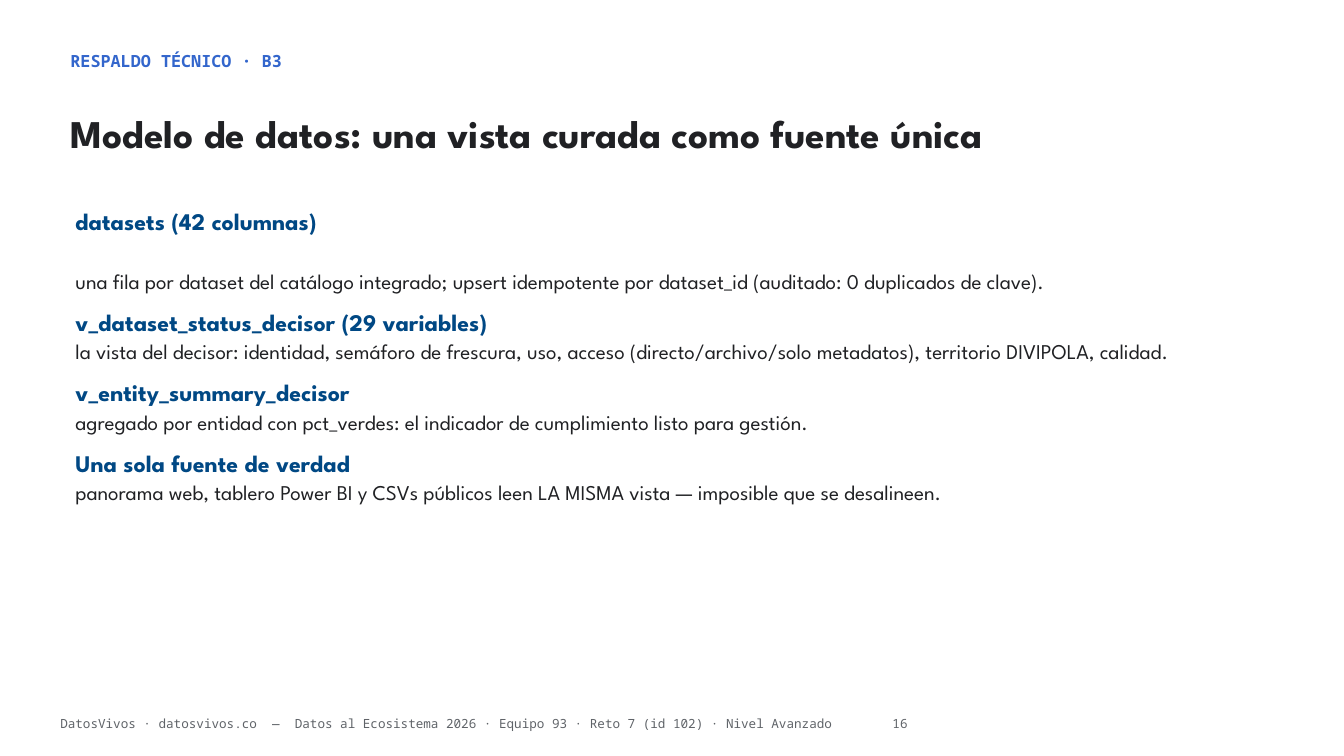
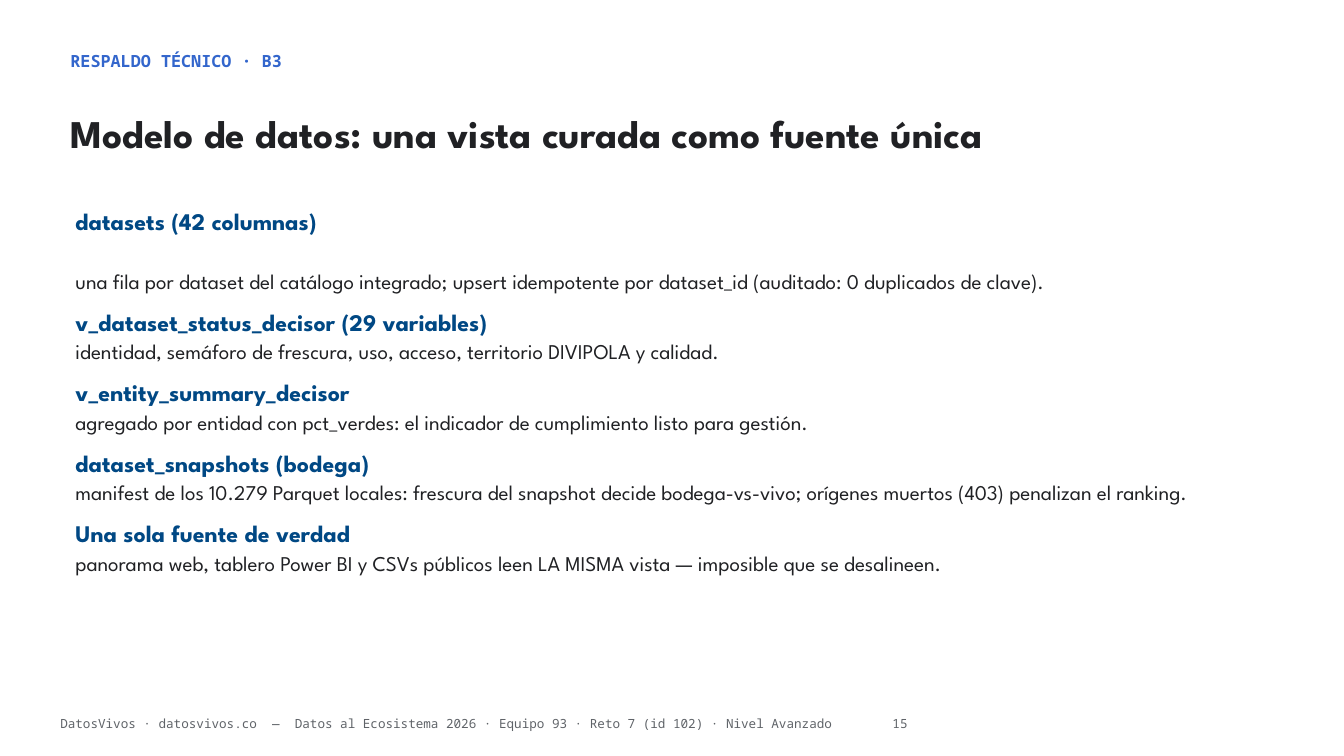
Before and after one commit to jsricop/DatosVivos, a slide deck: slide 15 of recursos/presentacion.pptx (slide 16 before the commit). Drawn at 1344x756 pixels with LibreOffice and Linux fonts; fonts in the diff are those of the drawing. Boxes give left, top, right and bottom in pixels: in the first picture for what was removed or moved away, otherwise in the second. Text is boxed around its words. In the diff, an @@ line names an element or a change of style, - is before the commit and + after.

```diff
--- a/recursos/presentacion.pptx
+++ b/recursos/presentacion.pptx
@@ text at [75, 344, 719, 364]: text changed @@
-la vista del decisor: identidad, semáforo de frescura, uso, acceso (directo/archivo/solo metadatos), territorio DIVIPOLA, calidad.
+identidad, semáforo de frescura, uso, acceso, territorio DIVIPOLA y calidad.
@@ text at [75, 455, 1187, 505]: paragraphs added @@
+dataset_snapshots (bodega)
+manifest de los 10.279 Parquet locales: frescura del snapshot decide bodega-vs-vivo; orígenes muertos (403) penalizan el ranking.
@@ text at [60, 718, 907, 731]: text changed @@
-DatosVivos · datosvivos.co — Datos al Ecosistema 2026 · Equipo 93 · Reto 7 (id 102) · Nivel Avanzado 16
+DatosVivos · datosvivos.co — Datos al Ecosistema 2026 · Equipo 93 · Reto 7 (id 102) · Nivel Avanzado 15
```
Also in this commit, not shown: 16 other slides changed, 1 slide added, 2 slides removed, 3 other files.
